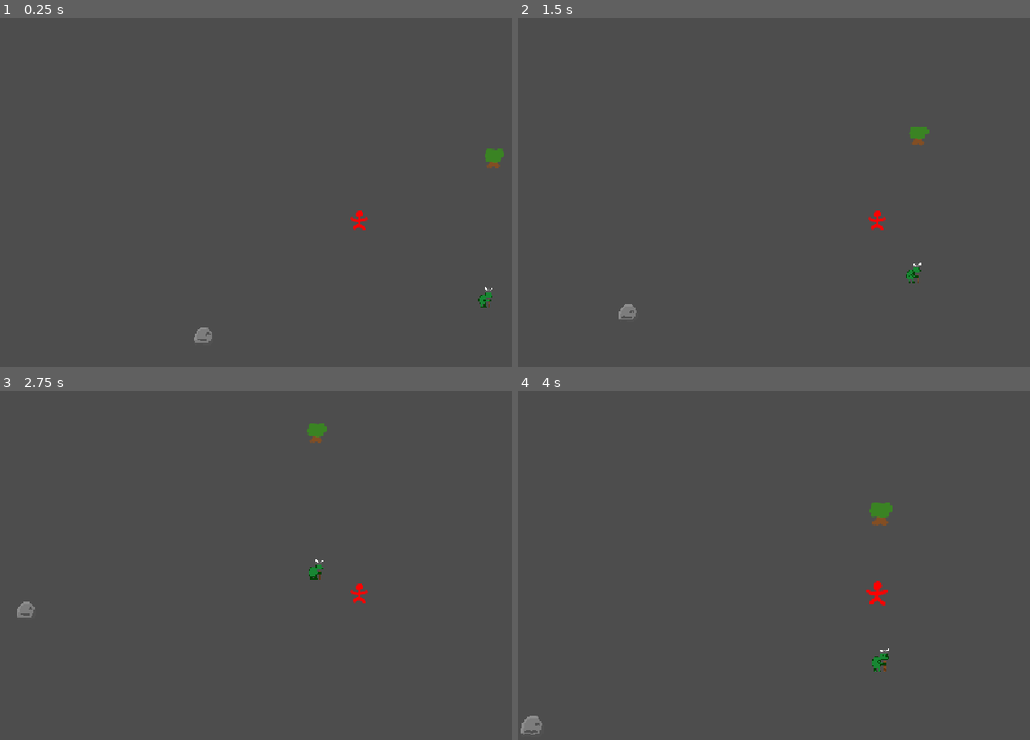
Above: before the commit, frames 1-4 (two rows, left to right).
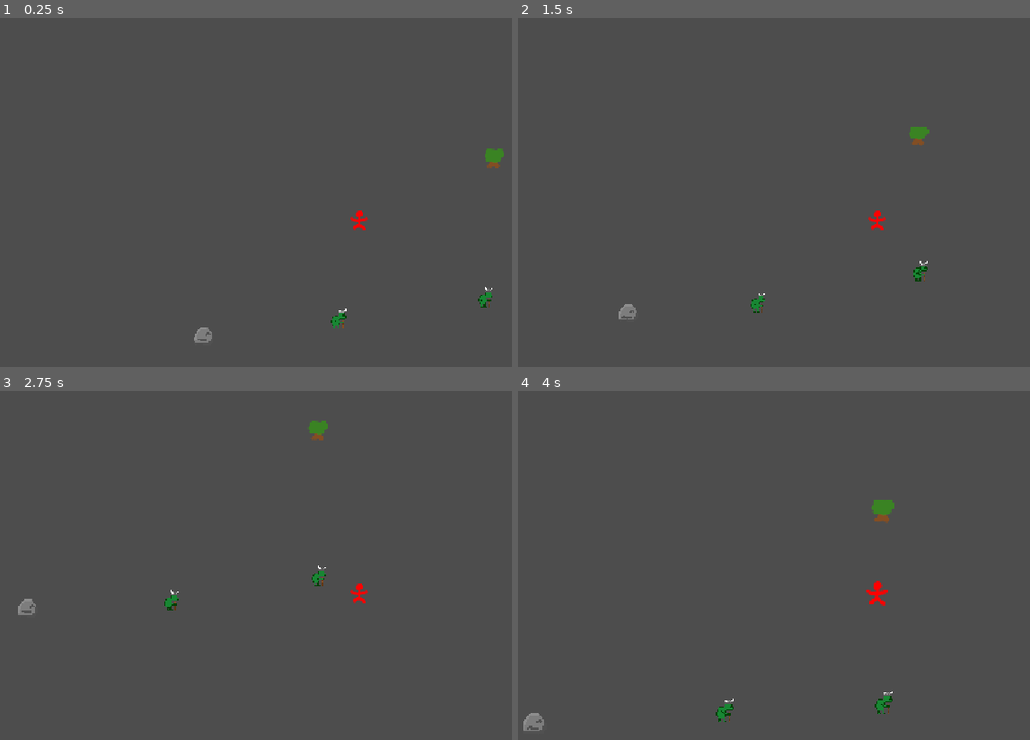
Above: after the commit, the same moments.

Repository: Drewpicus/2dPractice
Game: Godot game, scene res://Scenes/main.tscn
Same seed, same stepped clock (60 frames per second), same inputs: the game is played once before the commit and once after it.
Inputs (mouse positions are in pixels of both pictures, inside the frame that each line leads up to):
- Up to frame 1 (0.25 s): no input
- Up to frame 2 (1.5 s): move the mouse to (outside the picture) at 0.52 s; hold D (move_right) 0.53-1.28 s; hold E (test) 0.53-1.28 s; move the mouse to (733, 241) at 1.27 s; hold S (move_down) from 1.28 s (still down); click (733, 241) at 1.35 s
- Up to frame 3 (2.75 s): tap E (test) at 1.55 s; move the mouse to (430, 502) at 2.02 s; release S (move_down) at 2.03 s; hold D (move_right) from 2.03 s (still down); hold E (test) from 2.03 s (still down); tap T (quick_inspect) at 2.1 s
- Up to frame 4 (4 s): move the mouse to (840, 673) at 2.77 s; release D (move_right) at 2.78 s; release E (test) at 2.78 s; hold W (move_up) 2.78-3.53 s; tap E (test) at 2.85 s; move the mouse to (outside the picture) at 3.52 s; hold A (move_left) from 3.53 s (still down); hold E (test) from 3.53 s (still down); tap Mouse wheel up (zoom_in) at 3.6 s

The runs differ from the first frame. In frame 1, less than 0.1% of the frame differs, in the area x 64-96%, y 80-89%; in frame 2, 0.2%; in frame 3, 0.4%; in frame 4, 0.6%, in the area x 0-74%, y 31-99%.

Commit message:
cleaned up some stuff

Diff:
--- /dev/null
+++ b/Scenes/menu.tscn
@@ -0,0 +1,35 @@
+[gd_scene format=3 uid="uid://bp8t2k8qgewip"]
+
+[node name="Main2" type="Node2D" unique_id=1894903623]
+
+[node name="CanvasLayer" type="CanvasLayer" parent="." unique_id=1477416650]
+
+[node name="VBoxContainer" type="VBoxContainer" parent="CanvasLayer" unique_id=780706534]
+anchors_preset = 8
+anchor_left = 0.5
+anchor_top = 0.5
+anchor_right = 0.5
+anchor_bottom = 0.5
+offset_left = -357.0
+offset_top = -90.0
+offset_right = 357.0
+offset_bottom = 90.0
+grow_horizontal = 2
+grow_vertical = 2
+theme_override_constants/separation = 18
+
+[node name="Port" type="LineEdit" parent="CanvasLayer/VBoxContainer" unique_id=916257246]
+layout_mode = 2
+placeholder_text = "Port"
+
+[node name="IP Address" type="LineEdit" parent="CanvasLayer/VBoxContainer" unique_id=796250554]
+layout_mode = 2
+placeholder_text = "IP Address"
+
+[node name="HostButton" type="Button" parent="CanvasLayer/VBoxContainer" unique_id=1956508985]
+layout_mode = 2
+text = "Host Game"
+
+[node name="JoinButton" type="Button" parent="CanvasLayer/VBoxContainer" unique_id=1004948990]
+layout_mode = 2
+text = "Join Game"
--- a/Scripts/Entity/entity.gd
+++ b/Scripts/Entity/entity.gd
@@ -3,6 +3,7 @@
 
 var instance_id: String
 var entity_id: StringName
+var entity_name: String
 @onready var collision: CollisionShape2D = $CollisionShape2D
 var components_folder: Node
 var solid: bool = true
--- a/Scripts/Entity/entity_factory.gd
+++ b/Scripts/Entity/entity_factory.gd
@@ -14,7 +14,7 @@
 	var entity := ENTITY_SCENE.instantiate() as Entity
 
 	entity.entity_id = definition.entity_id
-	entity.name = definition.entity_name
+	entity.entity_name = definition.entity_name
 	entity.get_node("Sprite2D").texture = definition.sprite
 	if definition.collision_shape:
 		entity.get_node("CollisionShape2D").shape = definition.collision_shape.duplicate()
--- a/Scripts/Interactions/attack_interaction.gd
+++ b/Scripts/Interactions/attack_interaction.gd
@@ -26,4 +26,4 @@
 	var target_health: HealthComponent = _target.get_component(&"base:health")
 	target_health.damage(int(attack_damage))
 
-	print("%s attacks %s for %d damage!" % [_interactor.name,_target.name,attack_damage])
+	print("%s attacks %s for %d damage!" % [_interactor.entity_name,_target.entity_name,attack_damage])
--- a/Scripts/inventory_menu.gd
+++ b/Scripts/inventory_menu.gd
@@ -44,7 +44,7 @@
 		if not _viewer_equipment.equipment_updated.is_connected(_rebuild_actions):
 			_viewer_equipment.equipment_updated.connect(_rebuild_actions)
 
-	_title.text = "%s Inventory" % inv_owner.name
+	_title.text = "%s Inventory" % inv_owner.entity_name
 
 	_selected_item = null
 
--- a/main.gd
+++ b/main.gd
@@ -7,6 +7,7 @@
 
 	game_world.spawn_entity(&"base:player",Vector2(0, 0))
 	game_world.spawn_entity(&"base:goblin",Vector2(198, 95))
+	game_world.spawn_entity(&"base:goblin",Vector2(-30, 125))
 	game_world.spawn_entity(&"base:rock",Vector2(-250, 152))
 	game_world.spawn_entity(&"base:tree",Vector2(216, -130))
 
@@ -17,25 +18,28 @@
 	if event.is_action_pressed("load_world"):
 		SaveManager.load_world(game_world)
 	if event.is_action_pressed("test"):
-		var goblin := get_node_or_null("GameWorld/Entities/Goblin") as Entity
-		if not goblin:
-			print("Couldn't find Goblin")
-			return
 
-		var inventory := goblin.get_component(&"base:inventory") as InventoryComponent
-		if not inventory:
-			print("Goblin has no inventory")
-			return
+		for goblin in game_world.get_entities():
+			if not goblin.entity_id == &"base:goblin":
+				continue
+			if not goblin:
+				print("Couldn't find Goblin")
+				return
 
-		var stick_definition := DefinitionRegistry.get_item(&"base:stick")
-		var stick := ItemFactory.build(stick_definition)
+			var inventory := goblin.get_component(&"base:inventory") as InventoryComponent
+			if not inventory:
+				print("Goblin has no inventory")
+				return
 
-		var goblin_coin_definition := DefinitionRegistry.get_item(&"base:goblin_coin")
-		var goblin_coin := ItemFactory.build(goblin_coin_definition)
-		var goblin_coin2 := ItemFactory.build(goblin_coin_definition)
+			var stick_definition := DefinitionRegistry.get_item(&"base:stick")
+			var stick := ItemFactory.build(stick_definition)
 
-		inventory.add_item(stick)
-		inventory.add_item(goblin_coin)
-		inventory.add_item(goblin_coin2)
+			var goblin_coin_definition := DefinitionRegistry.get_item(&"base:goblin_coin")
+			var goblin_coin := ItemFactory.build(goblin_coin_definition)
+			var goblin_coin2 := ItemFactory.build(goblin_coin_definition)
 
-		print("Added Stick and Goblin Coin x2 to Goblin")
+			inventory.add_item(stick)
+			inventory.add_item(goblin_coin)
+			inventory.add_item(goblin_coin2)
+
+			print("Added Stick and Goblin Coin x2 to Goblin")
